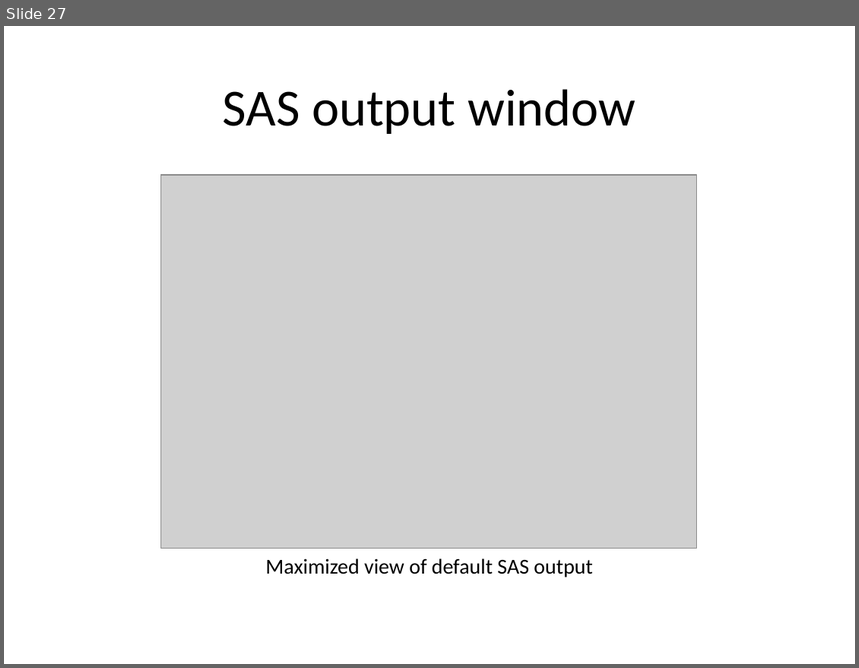
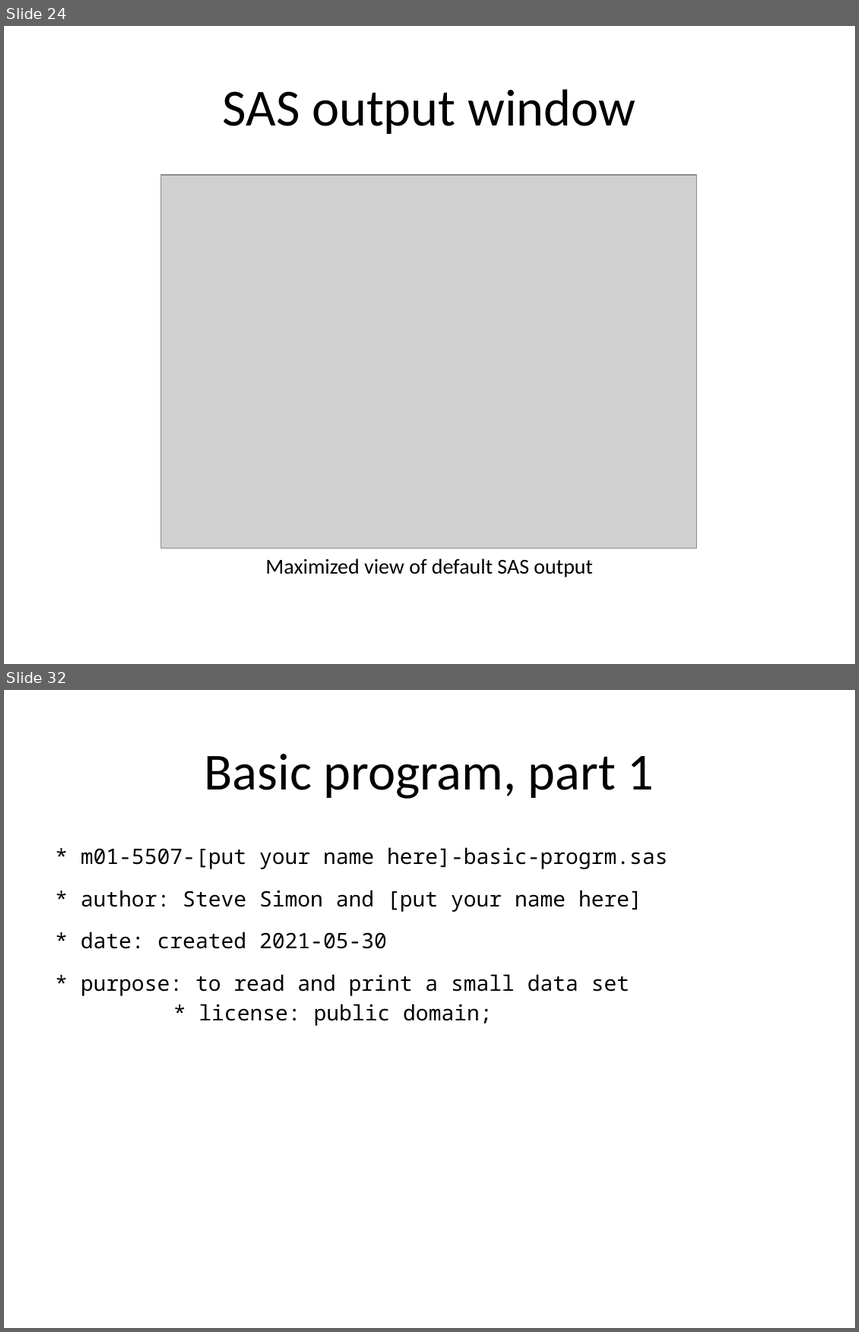
Before and after one commit to pmean/introduction-to-SAS, a slide deck: results/m01-course-introduction.pptx. Shown one above the other, each under a label of ours: slide 27 before the commit, slides 24 and 32 after it; the slides between them are not shown. The pictures are 859x668 and 859x1332 pixels, drawn with LibreOffice and Linux fonts; fonts in the diff are those of the drawing; grey boxes stand for pictures. Boxes give left, top, right and bottom in pixels: in the first picture for what was removed or moved away, otherwise in the second. Text is boxed around its words. In the diff, an @@ line names an element or a change of style, - is before the commit and + after.

Commit message:
Updated module01 sas programs

```diff
--- a/results/m01-course-introduction.pptx
+++ b/results/m01-course-introduction.pptx
@@ slide 32 added at [4,690,855,1328], background #FFFFFF @@
@@ title added at [205,754,655,799], 44 pt, text #000000 @@
+Basic program, part 1
@@ text added at [81,847,668,1026], 18 pt, text #000000 @@
+* m01-5507-[put your name here]-basic-progrm.sas
+* author: Steve Simon and [put your name here]
+* date: created 2021-05-30
+* purpose: to read and print a small data set
+* license: public domain;
@@ what was slide 27 is now slide 24 @@
```
Also in this commit, not shown: 11 slides changed, 25 other slides added, 18 slides removed, 9 other files.
